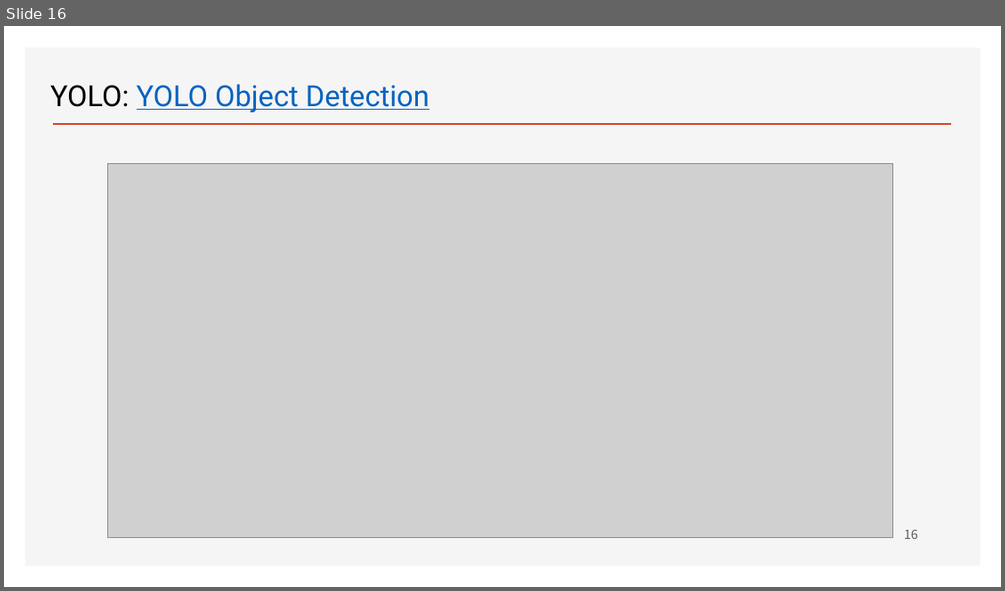
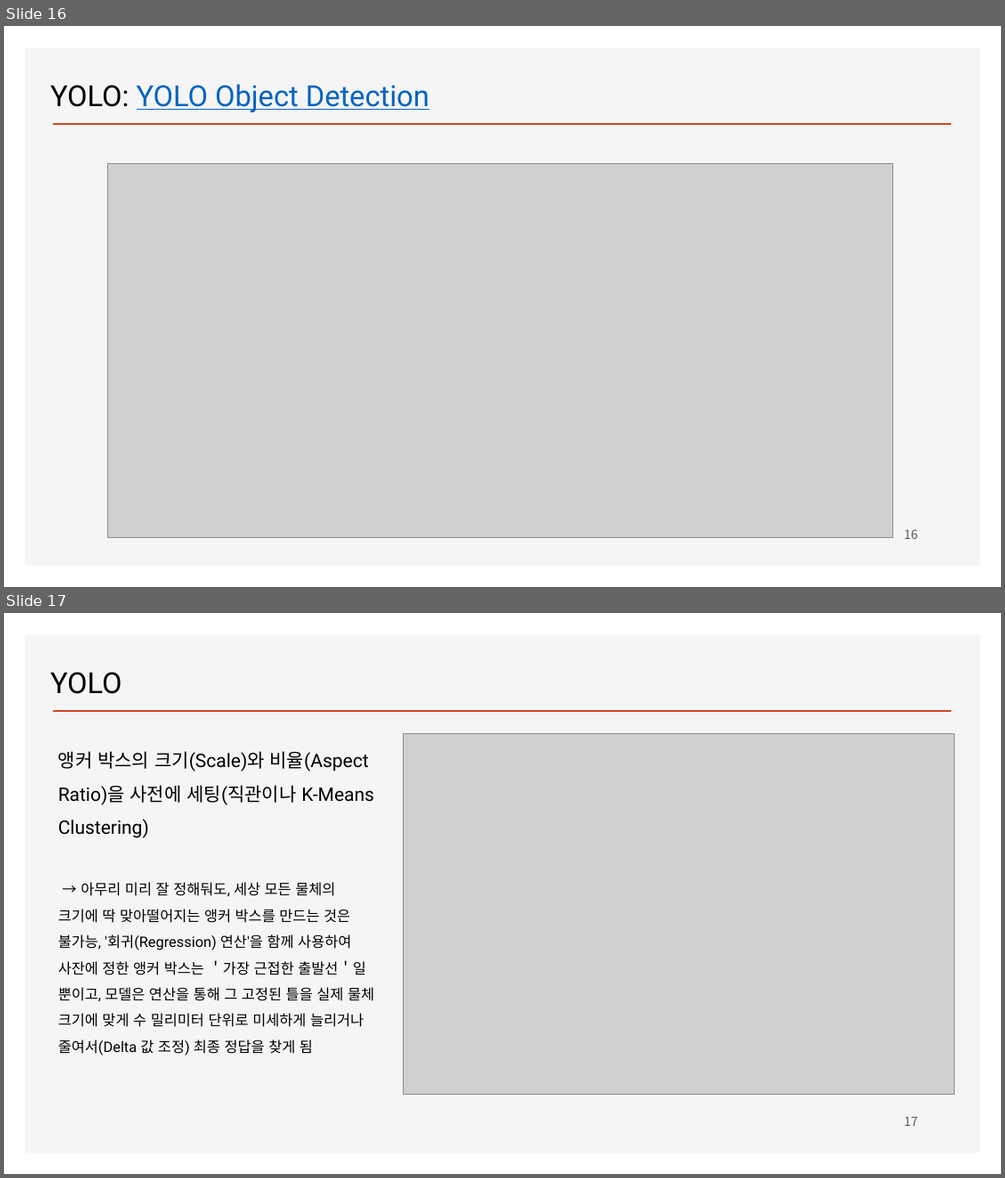
Before and after one commit to ancestor9/2026_Fall_Deep-Learning-with-Python, a slide deck: CNN/Object detection_YOLO.pptx. Shown one above the other, each under a label of ours: slide 16 before the commit, slides 16 and 17 after it. The pictures are 1005x591 and 1005x1178 pixels, drawn with LibreOffice and Linux fonts; fonts in the diff are those of the drawing; grey boxes stand for pictures; background and template pictures are left out. Boxes give left, top, right and bottom in pixels: in the first picture for what was removed or moved away, otherwise in the second. Text is boxed around its words. In the diff, an @@ line names an element or a change of style, - is before the commit and + after.

```diff
--- a/CNN/Object detection_YOLO.pptx
+++ b/CNN/Object detection_YOLO.pptx
@@ slide 17 added at [4, 613, 1001, 1174], background #FFFFFF; not listed: 2 template elements that a slide beside it also shows @@
@@ text added at [50, 672, 122, 694], 28 pt, text #000000 @@
+YOLO
@@ picture added at [403, 733, 954, 1094] @@
@@ text added at [58, 751, 374, 1055], 14 pt, text #000000 @@
+앵커 박스의 크기(Scale)와 비율(Aspect Ratio)을 사전에 세팅(직관이나 K-Means Clustering)
+→ 아무리 미리 잘 정해둬도, 세상 모든 물체의 크기에 딱 맞아떨어지는 앵커 박스를 만드는 것은 불가능, '회귀(Regression) 연산'을 함께 사용하여 사잔에 정한 앵커 박스는 ＇가장 근접한 출발선＇일 뿐이고, 모델은 연산을 통해 그 고정된 틀을 실제 물체 크기에 맞게 수 밀리미터 단위로 미세하게 늘리거나 줄여서(Delta 값 조정) 최종 정답을 찾게 됨
@@ page number added at [904, 1117, 918, 1126], 12 pt, text #595959 @@
+17
```
Also in this commit, not shown: 1 slide changed.
